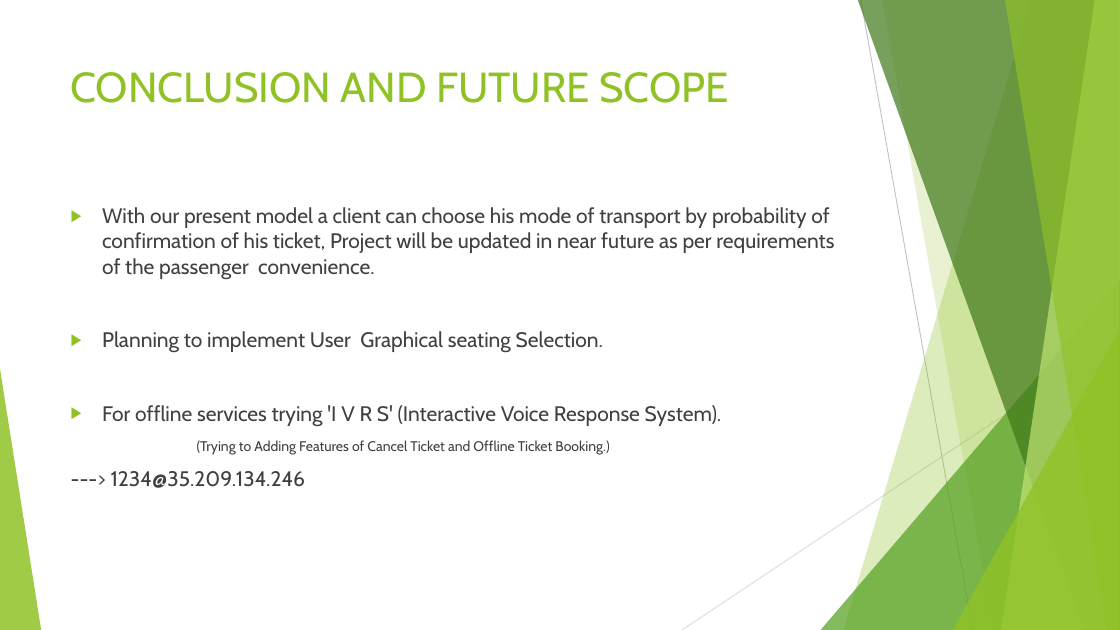
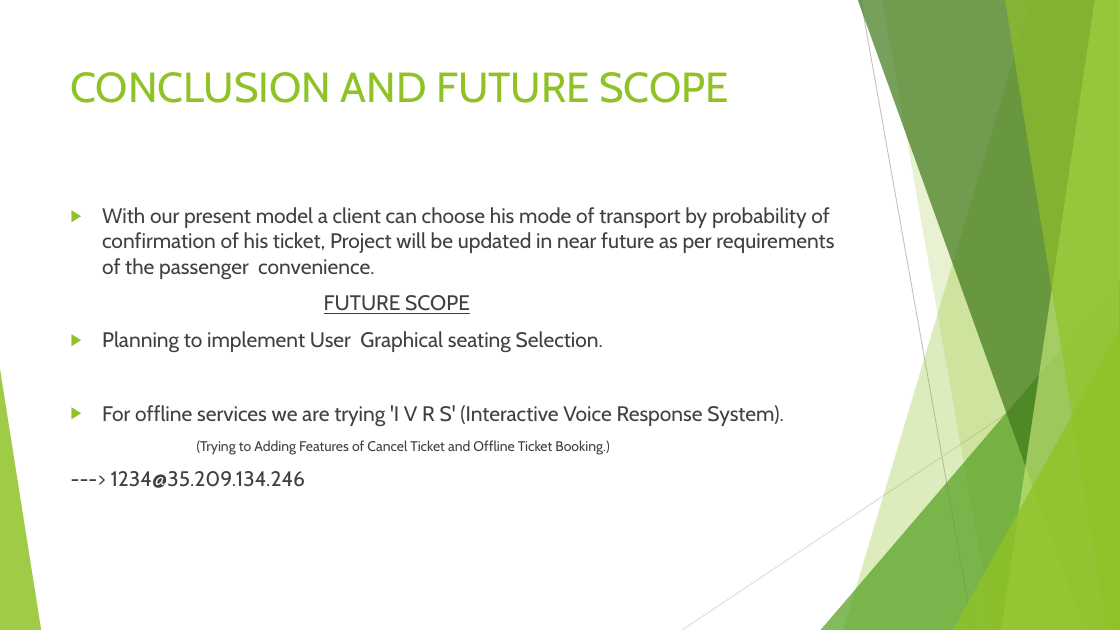
Before and after one commit to pskr0/Railticket, a slide deck: slide 19 of static/files/ppt.pptx. Drawn at 1120x630 pixels with LibreOffice and Linux fonts; fonts in the diff are those of the drawing. Boxes give left, top, right and bottom in pixels: in the first picture for what was removed or moved away, otherwise in the second. Text is boxed around its words. In the diff, an @@ line names an element or a change of style, - is before the commit and + after.

```diff
--- a/static/files/ppt.pptx
+++ b/static/files/ppt.pptx
@@ text at box(324, 295, 470, 314): paragraph added @@
+FUTURE SCOPE
@@ text at box(102, 405, 784, 426): text changed @@
-▶ For offline services trying 'I V R S' (Interactive Voice Response System).
+▶ For offline services we are trying 'I V R S' (Interactive Voice Response System).
```
Also in this commit, not shown: 7 other slides changed, 1 other file.
